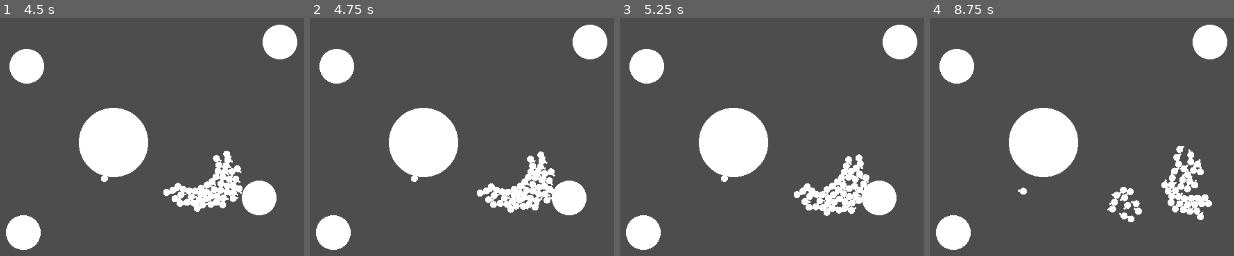
Above: before the commit, frames 1-4 (left to right).
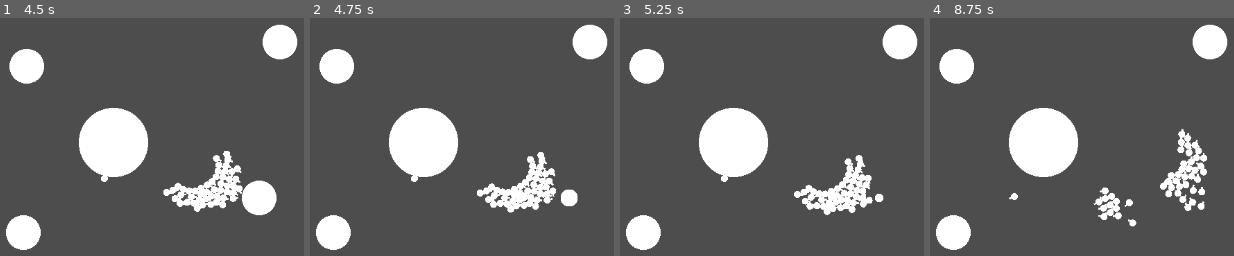
Above: after the commit, the same moments.

Repository: MalCaor/RucheTyr
Game: Godot game, scene res://Scene2d.tscn
Two runs of this game, one before a commit and one after it. Both use one fixed random seed, a clock stepped at 60 frames per second and the inputs below.
Inputs:
- Up to frame 1 (4.5 s): no input
- Up to frame 2 (4.75 s): no input
- Up to frame 3 (5.25 s): no input
- Up to frame 4 (8.75 s): no input

Frame 1 is identical in both runs. In frame 2, 1.7% of the frame differs, in the area x 55-92%, y 55-84%; in frame 3, 2.5%; in frame 4, 4.0%, in the area x 25-93%, y 46-88%.

Commit message:
state check

Diff:
--- a/Nourriture/nourriture.gd
+++ b/Nourriture/nourriture.gd
@@ -16,5 +16,4 @@
 	quantite -= 1;
 	self.scale /= 2
 	if quantite <= 0:
-		print("TEST")
 		self.queue_free()
--- a/Tyr/hormagaunt.gd
+++ b/Tyr/hormagaunt.gd
@@ -45,10 +45,12 @@
 		zerg_maneuver()
 
 func stat_change():
-	if self.nbr_current_nour == nbr_nour_max:
+	if self.nbr_current_nour >= nbr_nour_max:
 		self.current_state = state_possible.return_ruche
 	elif self.list_body_to_approach:
 		self.current_state = state_possible.zerg
+	else:
+		self.current_state = state_possible.exploration
 
 func explore():
 	if(list_body_to_approach!=[]):
@@ -101,11 +103,6 @@
 
 		apply_torque_impulse(angle_self/2)
 		apply_impulse(global_transform.x * speed)
-	# chech if full
-	if nbr_current_nour >= nbr_nour_max:
-		current_state = state_possible.return_ruche
-	if not list_body_to_approach:
-		current_state = state_possible.exploration
 
 
 func _on_collision(body):
--- a/Tyr/hormagaunt.tscn
+++ b/Tyr/hormagaunt.tscn
@@ -16,7 +16,7 @@
 radius = 53.0094
 
 [node name="Hormagaunt" type="RigidBody2D"]
-max_contacts_reported = 1
+max_contacts_reported = 5
 contact_monitor = true
 linear_damp = 10.0
 angular_damp = 1.0
